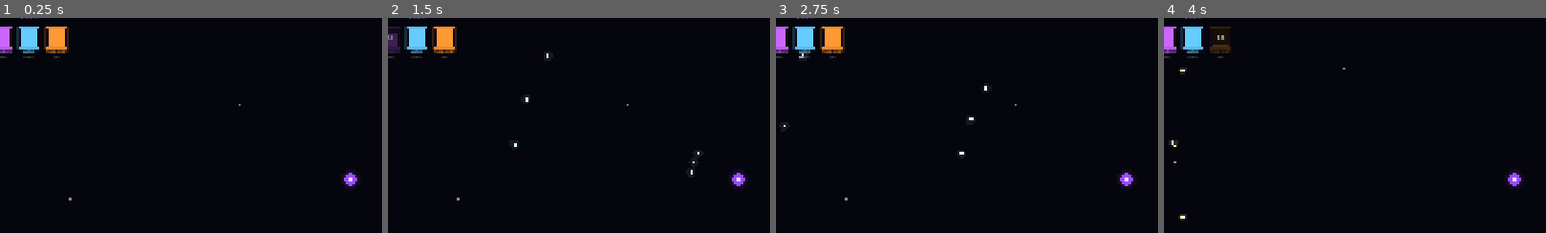
Above: before the commit, frames 1-4 (left to right).
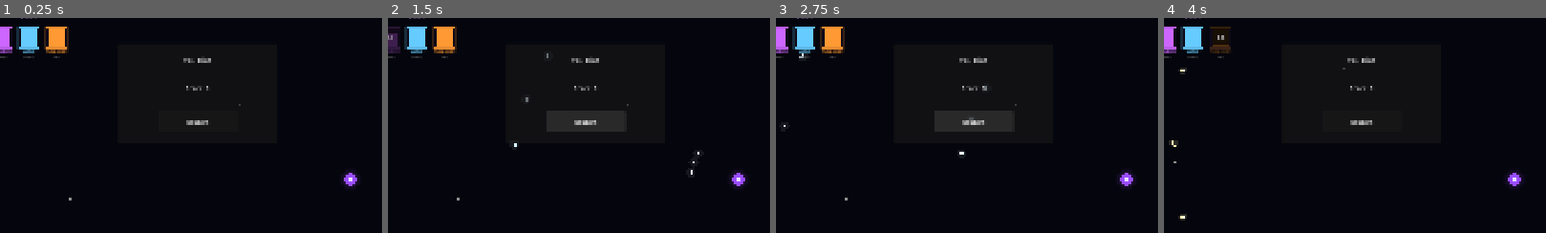
Above: after the commit, the same moments.

Repository: Himanshu-Jorwal/Disorder
Game: Godot game, scene res://Scenes/Game/world.tscn
Two runs of this game, one before a commit and one after it. Both use one fixed random seed, a clock stepped at 60 frames per second and the inputs below. This scene is started directly instead of the project's main scene.
Inputs (mouse positions are % of the whole screen's width and height, from its top left):
- Up to frame 1 (0.25 s): no input
- Up to frame 2 (1.5 s): click (30, 36) at 0.5 s, where only the run after the commit has a clickable "Restart"; click (30, 36) at 1.25 s, where only the run after the commit has a clickable "Restart"
- Up to frame 3 (2.75 s): click (30, 36) at 2 s, where only the run after the commit has a clickable "Restart"
- Up to frame 4 (4 s): tap Enter at 2.75 s; move the mouse to (72, 45) at 2.77 s; hold D 2.78-3.53 s; hold X 2.78-3.53 s; click (72, 45) at 2.92 s; move the mouse to (30, 55) at 3.52 s; hold S from 3.53 s (still down); tap X at 3.6 s
The pictures show only the part of the screen within x 4-54%, y 12-62%; the shares and areas given below are measured in that part.

The runs differ from the first frame. In frame 1, 0.3% of the frame differs, in the area x 48-63%, y 17-50%; in frame 2, 2.3%, in the area x 36-63%, y 16-53%; in frame 3, 2.3%; in frame 4, 0.3%.
Error in both runs: Invalid call. Nonexistent function 'get_character' in base 'Nil'. (res://Scripts/Game/player.gd:162)

Commit message:
Wire game_over.gd to use GameOverDraw node

Diff:
--- a/Disorder-0.0.1/Scripts/UI/game_over.gd
+++ b/Disorder-0.0.1/Scripts/UI/game_over.gd
@@ -1,29 +1,15 @@
 extends CanvasLayer
 
-@onready var panel = $Panel
-@onready var score_label = $Panel/ScoreLabel
-@onready var restart_button = $Panel/RestartButton
-
-const PANEL_SIZE = Vector2(400, 250)
+@onready var draw = $GameOverDraw
 
 func _ready():
 	process_mode = Node.PROCESS_MODE_ALWAYS
-	var screen = get_viewport().get_visible_rect().size
-	panel.size = PANEL_SIZE
-	panel.position = (Vector2(screen) - PANEL_SIZE) / 2
-
-	score_label.position = Vector2(100, 100)
-	score_label.size = Vector2(200, 50)
-
-	restart_button.position = Vector2(100, 170)
-	restart_button.size = Vector2(200, 50)
-
-	visible = false
-	restart_button.pressed.connect(_on_restart)
+	draw.visible = false
+	draw.restart_pressed.connect(_on_restart)
 
 func show_game_over(score):
-	score_label.text = "Score: " + str(score)
-	visible = true
+	draw.set_score(score)
+	draw.visible = true
 
 func _on_restart():
 	get_tree().paused = false
